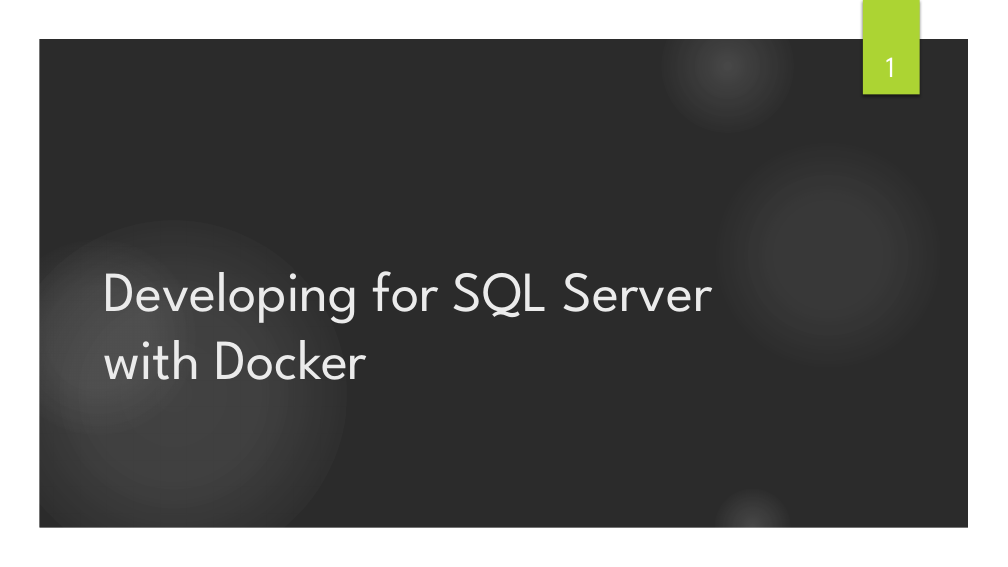
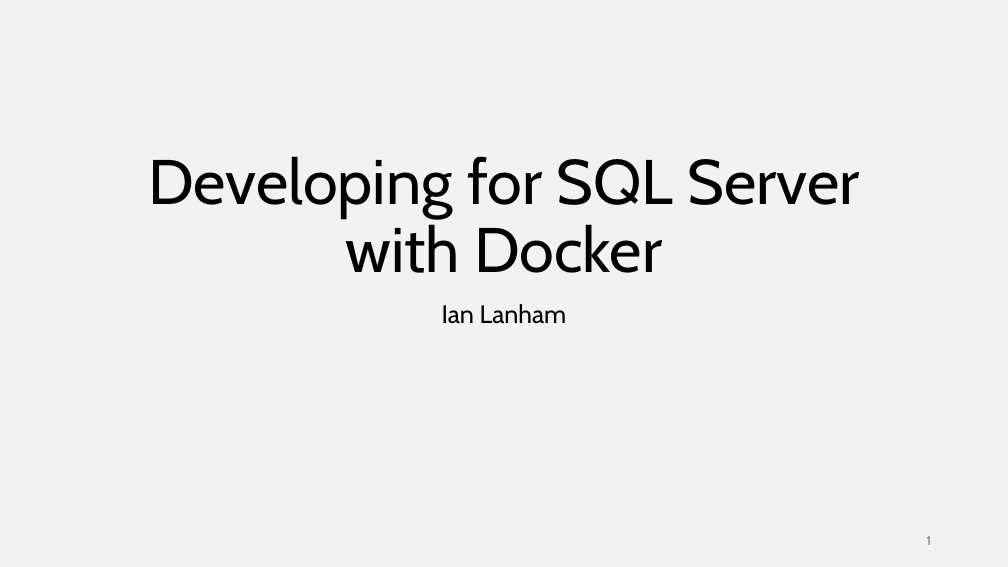
Before and after one commit to ilanham/Presentations, a slide deck: slide 1 of docker/Developing for SQL Server with Docker.pptx. Drawn at 1008x567 pixels with LibreOffice and Linux fonts; fonts in the diff are those of the drawing; background and template pictures are left out; a plain dark background stands for a picture behind light text. Boxes give left, top, right and bottom in pixels: in the first picture for what was removed or moved away, otherwise in the second. Text is boxed around its words. In the diff, an @@ line names an element or a change of style, - is before the commit and + after.

Commit message:
latest Docker slides version

```diff
--- a/docker/Developing for SQL Server with Docker.pptx
+++ b/docker/Developing for SQL Server with Docker.pptx
@@ background picture (left out) to #F2F2F2 @@
@@ group removed at bbox=[0, 0, 1008, 567]: 5 ellipses, 1 freeform shape @@
@@ rectangle removed at bbox=[863, 0, 920, 95] @@
@@ title "Developing for SQL Server with ...": place and size @@
-title "Developing for SQL Server with ..." at bbox=[103, 271, 712, 380]
+title "Developing for SQL Server with ..." at bbox=[149, 156, 859, 273]
@@ title "Developing for SQL Server with ..." at bbox=[149, 156, 859, 273]: size 54 to 60 pt, font League Spartan to Cabin, text colour #EBEBEB to #000000; alignment left to centre; line spacing 1 to 0.9 @@
@@ subtitle added at bbox=[442, 304, 567, 324], 24 pt, text #000000 @@
+Ian Lanham
@@ page number: place and size @@
-page number at bbox=[886, 57, 895, 77]
+page number at bbox=[927, 536, 931, 545]
@@ page number at bbox=[927, 536, 931, 545]: size 28 to 12 pt, font League Spartan to Cabin, text colour #FFFFFF to #797979; alignment centre to right; vertical alignment bottom to middle @@
```
Also in this commit, not shown: 18 other slides changed, 3 slides added, 1 slide removed, 2 other files.
